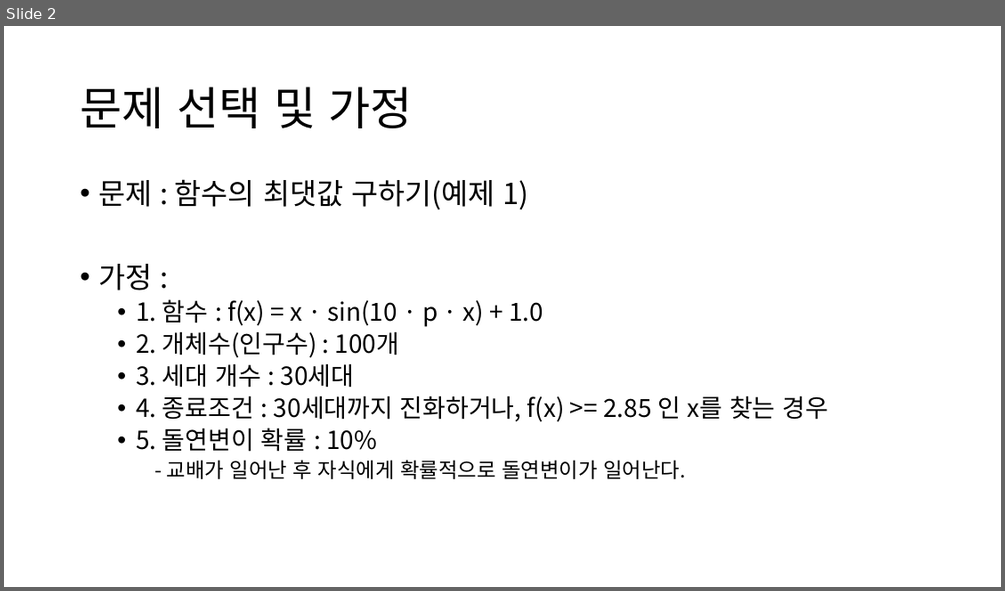
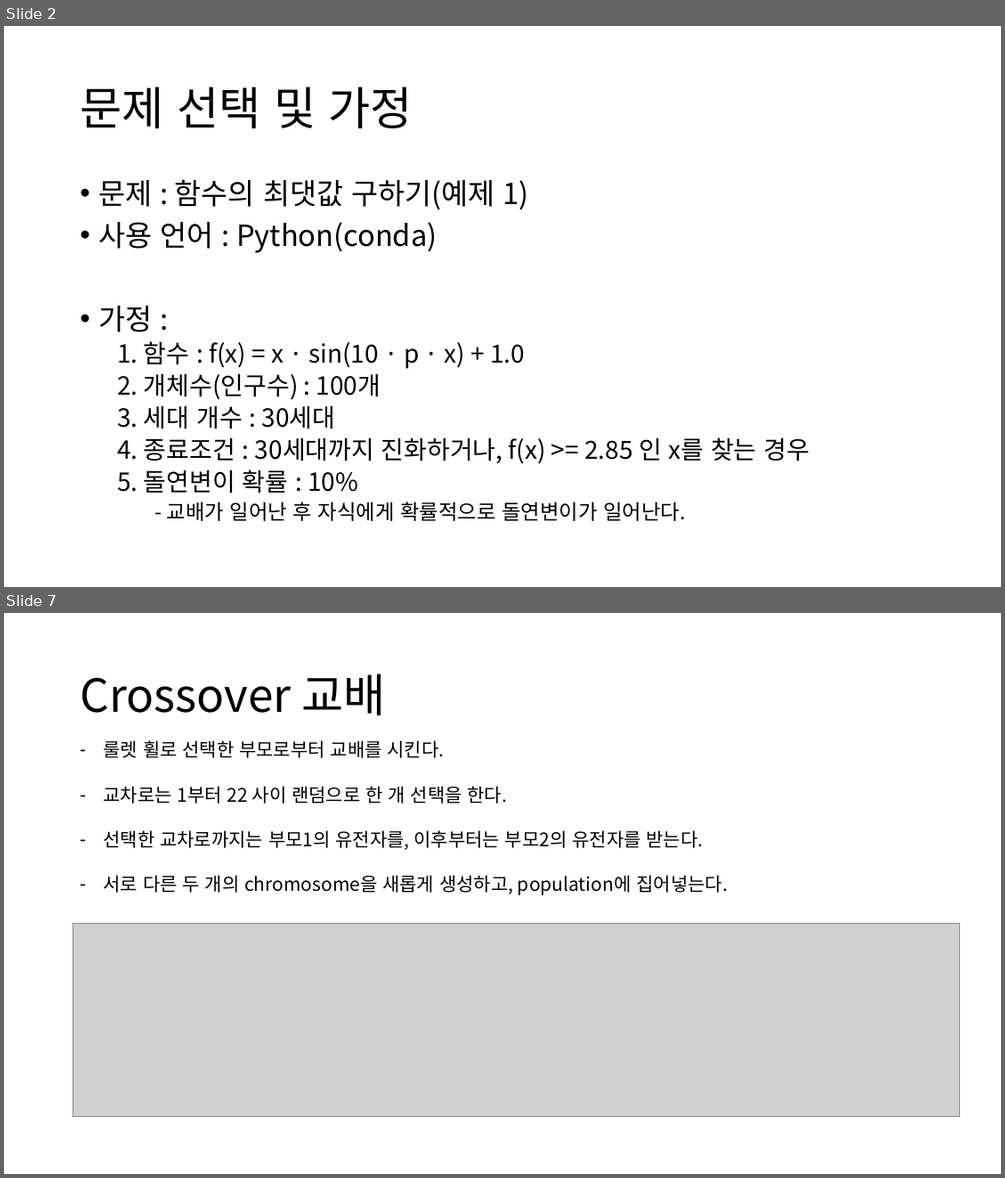
Before and after one commit to hhtboy/GeneticAlgorithm-FindMaxValue, a slide deck: 과제3_2019124206_황현택.pptx. Shown one above the other, each under a label of ours: slide 2 before the commit, slides 2 and 7 after it; the slides between them are not shown. The pictures are 1005x591 and 1005x1178 pixels, drawn with LibreOffice and Linux fonts; fonts in the diff are those of the drawing; grey boxes stand for pictures. Boxes give left, top, right and bottom in pixels: in the first picture for what was removed or moved away, otherwise in the second. Text is boxed around its words. In the diff, an @@ line names an element or a change of style, - is before the commit and + after.

```diff
--- a/과제3_2019124206_황현택.pptx
+++ b/과제3_2019124206_황현택.pptx
@@ slide 7 added at <box>4,613,1001,1174</box>, background #FFFFFF @@
@@ title added at <box>80,674,385,715</box>, 44 pt, text #000000 @@
+Crossover 교배
@@ text added at <box>103,740,727,895</box>, 18 pt, text #000000 @@
+– 룰렛 휠로 선택한 부모로부터 교배를 시킨다.
+– 교차로는 1부터 22 사이 랜덤으로 한 개 선택을 한다.
+– 선택한 교차로까지는 부모1의 유전자를, 이후부터는 부모2의 유전자를 받는다.
+– 서로 다른 두 개의 chromosome을 새롭게 생성하고, population에 집어넣는다.
@@ picture added at <box>73,924,960,1116</box> @@
@@ slide 2 changed as well @@
@@ text at <box>98,222,437,253</box>: paragraph added @@
+• 사용 언어 : Python(conda)
@@ text at <box>117,341,809,493</box>: bullet • to none @@
```
Also in this commit, not shown: 1 other slide changed, 7 other slides added, 1 other file.
